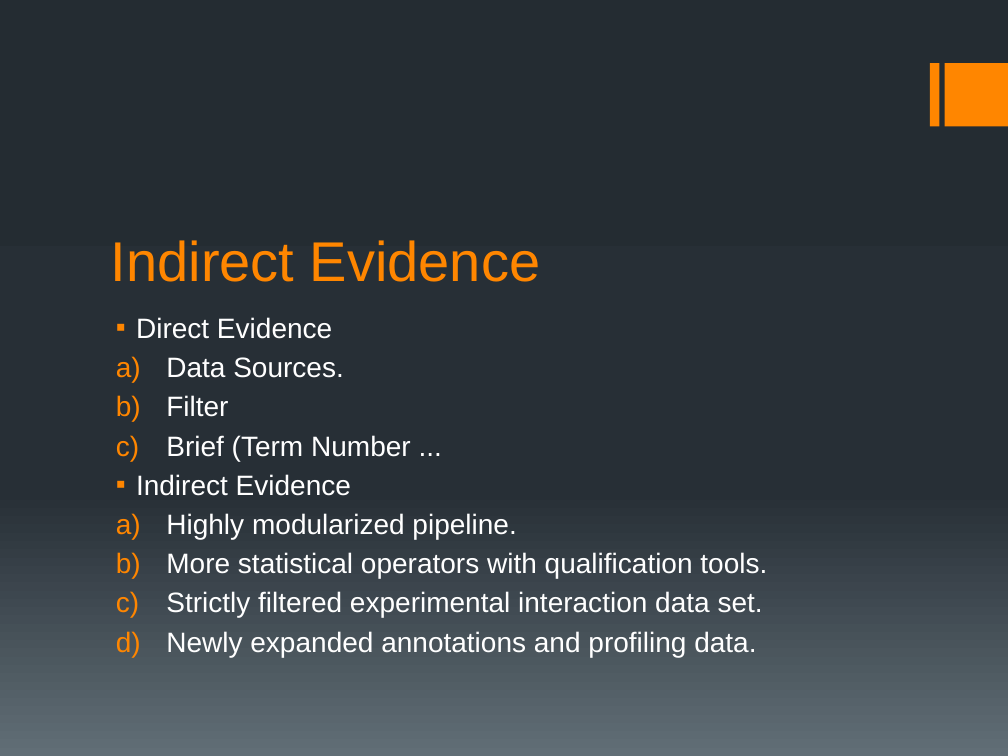
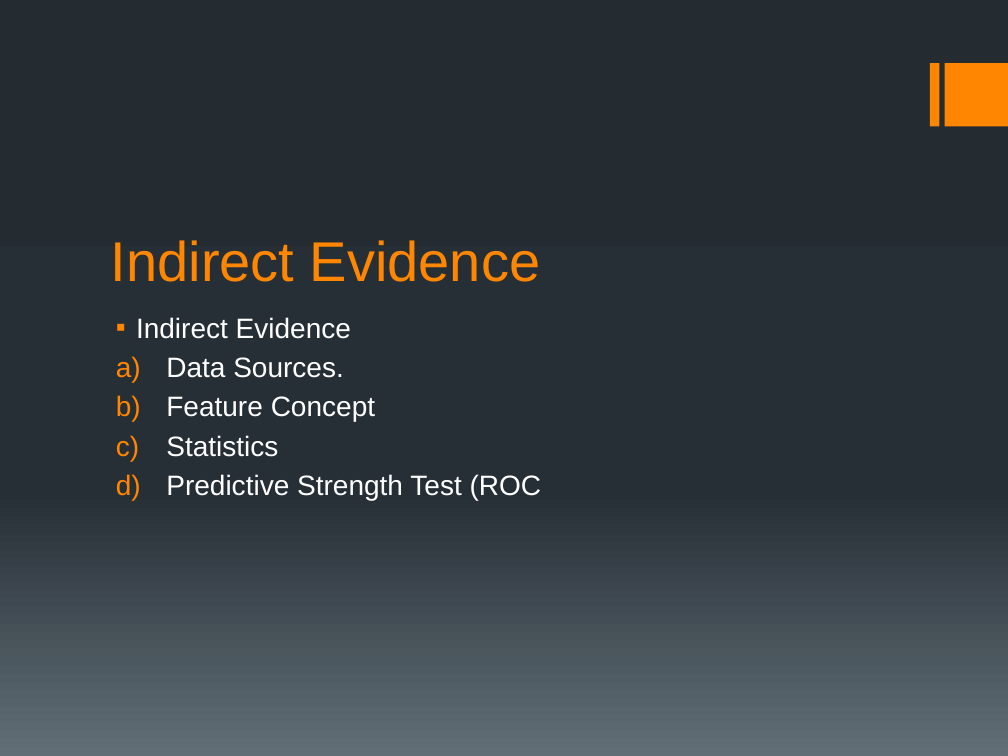
Before and after one commit to catyaoheng/semPaper, a slide deck: slide 4 of paperWriting/Method/weeklyReport2015_1019.pptx. Drawn at 1008x756 pixels with LibreOffice and Linux fonts; fonts in the diff are those of the drawing. Boxes give left, top, right and bottom in pixels: in the first picture for what was removed or moved away, otherwise in the second. Text is boxed around its words. In the diff, an @@ line names an element or a change of style, - is before the commit and + after.

```diff
--- a/paperWriting/Method/weeklyReport2015_1019.pptx
+++ b/paperWriting/Method/weeklyReport2015_1019.pptx
@@ text at bbox=[136, 317, 351, 339]: text changed @@
-▪ Direct Evidence
+▪ Indirect Evidence
@@ text at bbox=[166, 396, 542, 500]: text changed @@
-b) Filter
-c) Brief (Term Number ...
-▪ Indirect Evidence
-a) Highly modularized pipeline.
-b) More statistical operators with qualification tools.
-c) Strictly filtered experimental interaction data set.
-d) Newly expanded annotations and profiling data.
+b) Feature Concept
+c) Statistics
+d) Predictive Strength Test (ROC
```
Also in this commit, not shown: 4 other slides changed, 7 other files.
